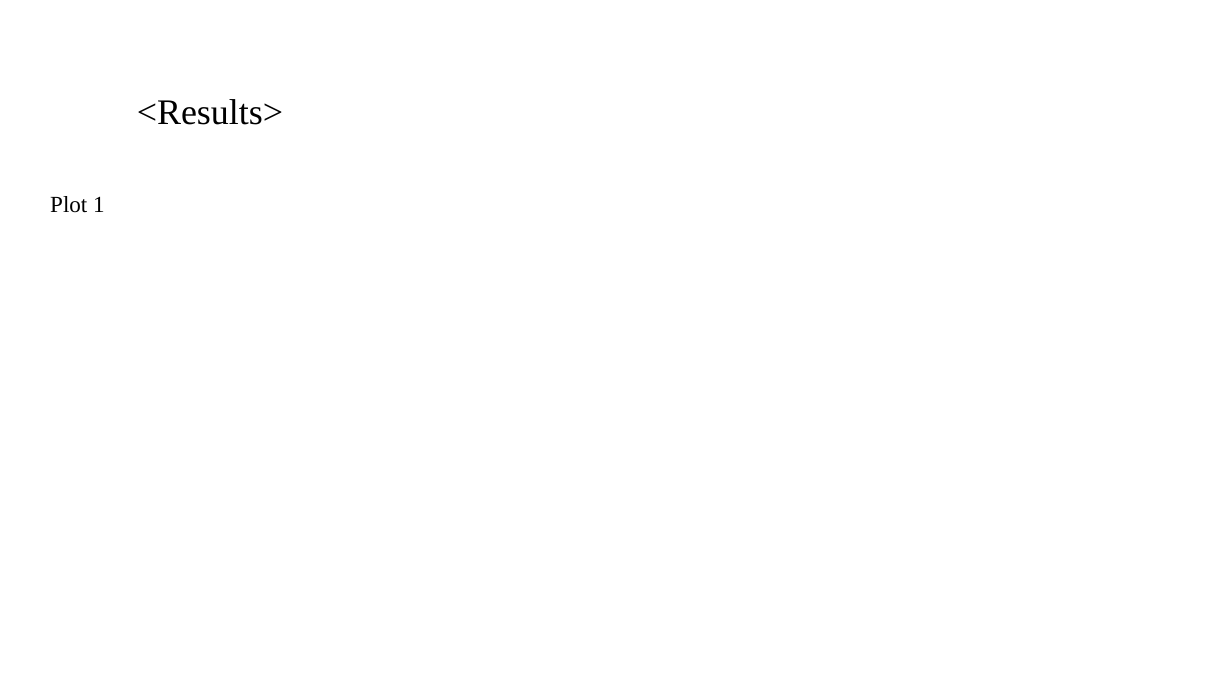
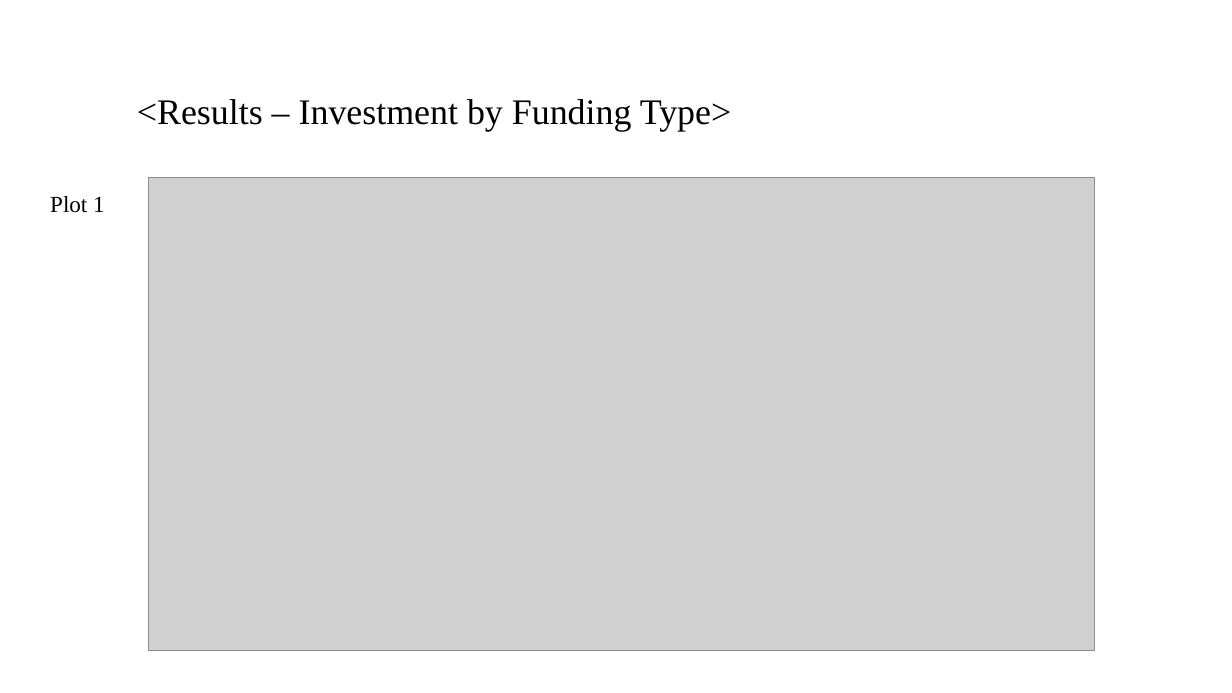
Before and after one commit to hsatam/AI_ML, a slide deck: slide 7 of Spark Funds Presentation.pptx. Drawn at 1232x693 pixels with LibreOffice and Linux fonts; fonts in the diff are those of the drawing; grey boxes stand for pictures; background and template pictures are left out. Boxes give left, top, right and bottom in pixels: in the first picture for what was removed or moved away, otherwise in the second. Text is boxed around its words. In the diff, an @@ line names an element or a change of style, - is before the commit and + after.

```diff
--- a/Spark Funds Presentation.pptx
+++ b/Spark Funds Presentation.pptx
@@ title at (137,99,731,132): text changed @@
-<Results>
+<Results – Investment by Funding Type>
@@ picture added at (149,178,1095,652) @@
```
Also in this commit, not shown: 6 other slides changed, 3 other files.
